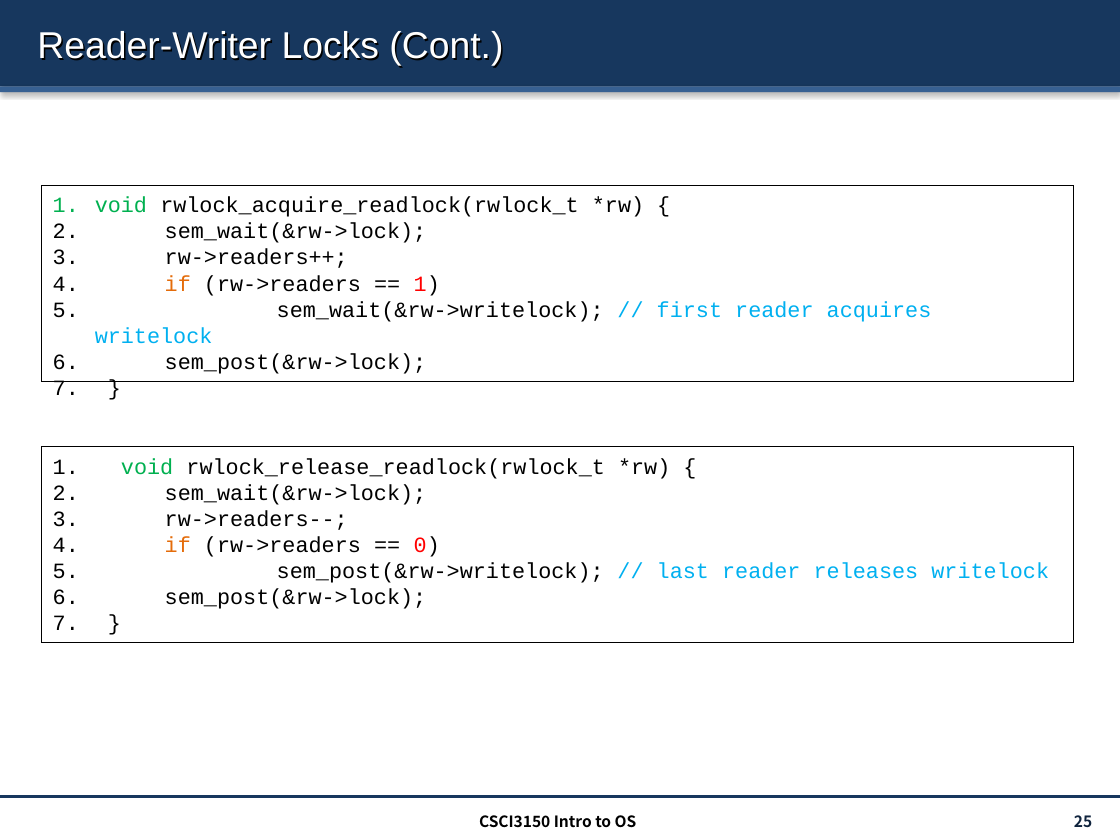
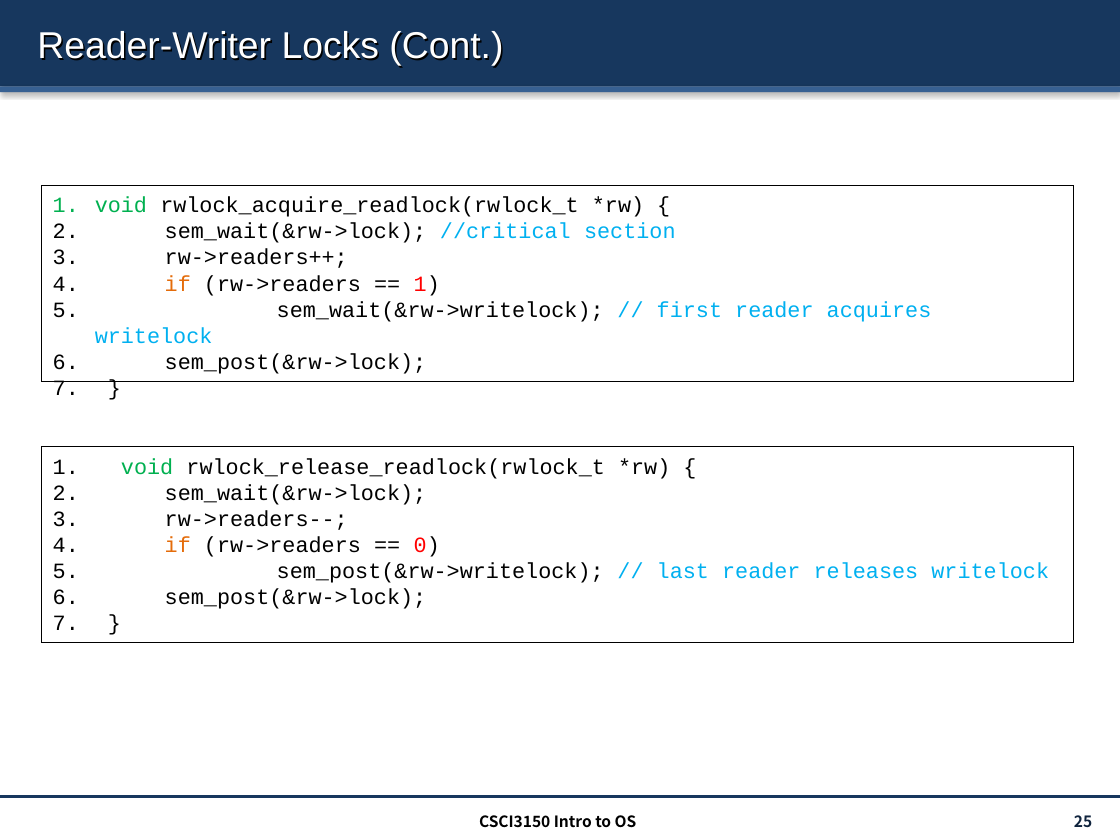
Before and after one commit to henryhxu/CSCI3150, a slide deck: slide 25 of lectures/lec7_sema.pptx. Drawn at 1120x840 pixels with LibreOffice and Linux fonts; fonts in the diff are those of the drawing. Boxes give left, top, right and bottom in pixels: in the first picture for what was removed or moved away, otherwise in the second. Text is boxed around its words. In the diff, an @@ line names an element or a change of style, - is before the commit and + after.

```diff
--- a/lectures/lec7_sema.pptx
+++ b/lectures/lec7_sema.pptx
@@ text in rectangle at (x1=165, y1=223, x2=676, y2=243): text changed @@
-2. sem_wait(&rw->lock);
+2. sem_wait(&rw->lock); //critical section
```
Also in this commit, not shown: 4 slides added.
